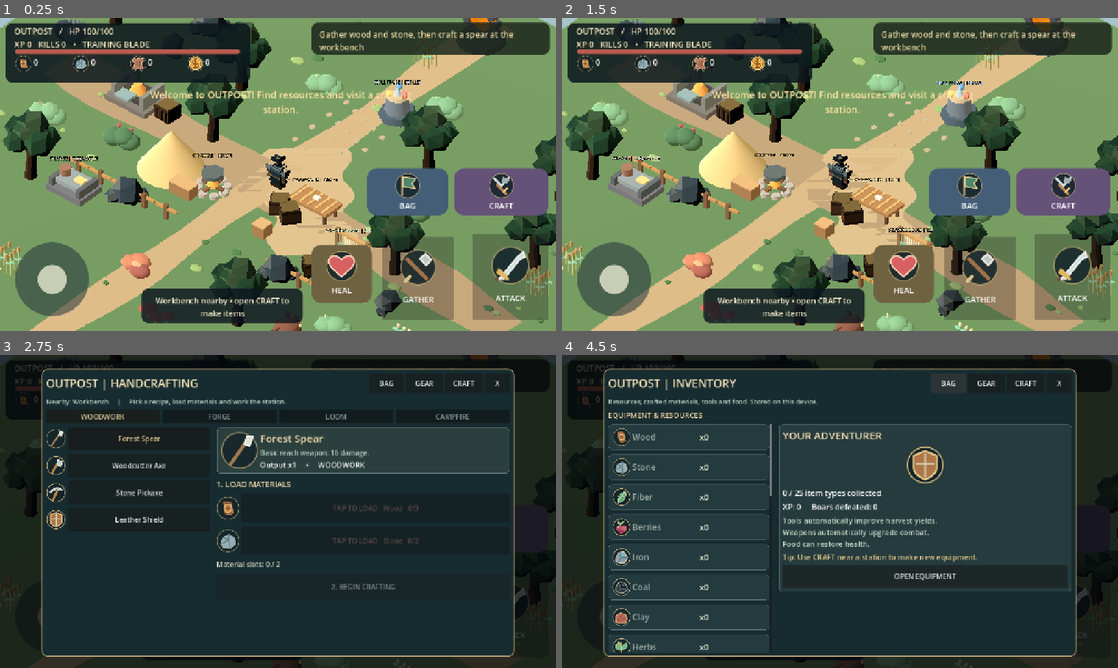
Above: before the commit, frames 1-4 (two rows, left to right).
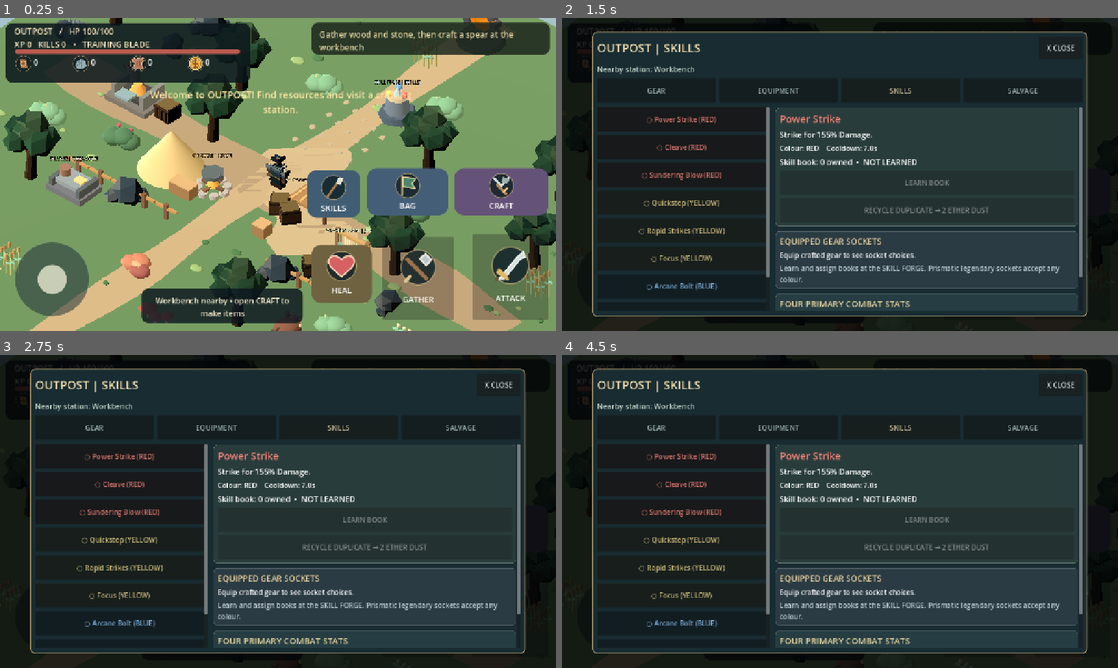
Above: after the commit, the same moments.

Repository: Smurfis/outpost-rpg
Game: Godot game, scene res://scenes/main.tscn
Two runs of this game, one before a commit and one after it. Both use one fixed random seed, a clock stepped at 60 frames per second and the inputs below.
Inputs (mouse positions are in pixels of both pictures, inside the frame that each line leads up to):
- Up to frame 1 (0.25 s): no input
- Up to frame 2 (1.5 s): click (895, 193) at 0.5 s, where only the run after the commit has a clickable "SKILLS"; click (901, 89) at 1.25 s, where only the run after the commit has a clickable "SKILLS"
- Up to frame 3 (2.75 s): click "CRAFT" at 2 s
- Up to frame 4 (4.5 s): click "BAG" at 2.75 s; click "HEAL" at 3.5 s; click "BAG" at 4.25 s

The runs differ from the first frame. In frame 1, 1.4% of the frame differs, in the area x 55-65%, y 48-64%; in frame 2, 89%, in the area x 0-100%, y 0-100%; in frame 3, 20%; in frame 4, 31%.

Commit message:
fix(integration): isolated test saves, skills quick access, combat buffs, armour mitigation and six-station smoke checks

Diff:
--- a/project.godot
+++ b/project.godot
@@ -6,7 +6,7 @@
 run/main_scene="res://scenes/main.tscn"
 config/features=PackedStringArray("4.7", "GL Compatibility")
 config/description="Original isometric fantasy crafting RPG prototype"
-config/version="0.5.0-dev"
+config/version="0.6.0-dev"
 
 [display]
 window/size/viewport_width=1280
--- a/scripts/game.gd
+++ b/scripts/game.gd
@@ -11,6 +11,7 @@
 const SALVAGE = preload("res://scripts/progression/salvage_service.gd")
 const PROGRESSION_UI = preload("res://scripts/progression/progression_ui.gd")
 const SAVE = "user://outpost_progress_v02.json"
+@export var save_path: String = SAVE
 
 var hero
 var hud
@@ -830,15 +831,15 @@
 
 func _save() -> void:
 	var data: Dictionary = {"version": 6, "equipment": equipment, "inventory": inventory, "experience": experience, "kills": kills, "spear": spear_crafted, "crafted_gear": crafted_gear, "gear_loadout": gear_loadout, "learned_skills": learned_skills, "gear_serial": gear_serial}
-	var f: FileAccess = FileAccess.open(SAVE, FileAccess.WRITE)
+	var f: FileAccess = FileAccess.open(save_path, FileAccess.WRITE)
 	if f != null:
 		f.store_string(JSON.stringify(data))
 		f.close()
 
 func _load() -> void:
-	if not FileAccess.file_exists(SAVE):
-		return
-	var data: Variant = JSON.parse_string(FileAccess.get_file_as_string(SAVE))
+	if not FileAccess.file_exists(save_path):
+		return
+	var data: Variant = JSON.parse_string(FileAccess.get_file_as_string(save_path))
 	if not (data is Dictionary):
 		return
 	var version: int = int(data.get("version", 0))
--- a/scripts/hud.gd
+++ b/scripts/hud.gd
@@ -67,6 +67,7 @@
 	_action("craft", "CRAFT", 0.817, 0.48, 0.986, 0.63, Color("655279"))
 	_action("bag", "BAG", 0.66, 0.48, 0.806, 0.63, Color("455e78"))
 	_action("heal", "HEAL", 0.56, 0.725, 0.669, 0.91, Color("6f6241"))
+	_action("skills", "SKILLS", 0.552, 0.486, 0.648, 0.637, Color("415d74"))
 	joystick = Panel.new()
 	joystick.mouse_filter = Control.MOUSE_FILTER_IGNORE
 	joystick.add_theme_stylebox_override("panel", _style(Color(0.12, 0.19, 0.23, 0.54), 90))
@@ -128,7 +129,7 @@
 	root.add_child(button)
 	_anchors(button, left, top, right, bottom)
 	var icon := TextureRect.new()
-	icon.texture = load("res://assets/icons/" + ("heart" if key == "heal" else "flag" if key == "bag" else key) + ".svg") as Texture2D
+	icon.texture = load("res://assets/icons/" + ("heart" if key == "heal" else "flag" if key == "bag" else "spear" if key == "skills" else key) + ".svg") as Texture2D
 	icon.expand_mode = TextureRect.EXPAND_IGNORE_SIZE
 	icon.stretch_mode = TextureRect.STRETCH_KEEP_ASPECT_CENTERED
 	icon.mouse_filter = Control.MOUSE_FILTER_IGNORE
@@ -156,6 +157,8 @@
 		button.pressed.connect(_craft)
 	elif key == "bag":
 		button.pressed.connect(_bag)
+	elif key == "skills":
+		button.pressed.connect(_skills)
 	else:
 		button.pressed.connect(_heal)
 
@@ -231,3 +234,5 @@
 	game.show_inventory()
 func _heal() -> void:
 	game.use_meal()
+func _skills() -> void:
+	game.show_progression("skills")
--- a/scripts/menu.gd
+++ b/scripts/menu.gd
@@ -66,6 +66,11 @@
 	gear.custom_minimum_size = Vector2(86, 46)
 	gear.pressed.connect(_switch_equipment)
 	header.add_child(gear)
+	var progression := Button.new()
+	progression.text = "SKILLS / GEAR+"
+	progression.custom_minimum_size = Vector2(152, 46)
+	progression.pressed.connect(_open_progression)
+	header.add_child(progression)
 	var craft := Button.new()
 	craft.text = "CRAFT"
 	craft.custom_minimum_size = Vector2(88, 46)
@@ -158,6 +163,10 @@
 func _switch_craft() -> void:
 	current_page = "craft"
 	refresh()
+
+func _open_progression() -> void:
+	close_page()
+	game.show_progression("skills")
 
 func _switch_equipment() -> void:
 	current_page = "equipment"
--- a/scripts/player.gd
+++ b/scripts/player.gd
@@ -148,6 +148,8 @@
 			else:
 				direction = delta_to_goal.normalized()
 	var speed: float = 6.0 if str(game.equipment.get("back", "")) == "cloak" else 5.1
+	if float(game.skill_buffs.get("quickstep", 0.0)) > 0.0:
+		speed *= 1.40
 	if gather_phase > 0.0:
 		speed *= 0.42
 	velocity.x = direction.x * speed
@@ -182,6 +184,7 @@
 
 func take_hit(amount: float) -> void:
 	var protection: float = 0.6 if str(game.equipment.get("offhand", "")) == "shield" else 1.0
+	protection *= 1.0 - float(game.gear_stats().get("mitigation", 0.0))
 	if int(game.inventory.get("cloak", 0)) > 0:
 		protection *= 0.9
 	var actual: float = amount * protection
--- a/tests/smoke.gd
+++ b/tests/smoke.gd
@@ -24,7 +24,7 @@
 	check(game.hero != null and game.menu != null and game.hud != null, "Player and visual interface exist")
 	check(game.hero.global_position.distance_to(Vector3(0, 0.35, 0)) < 0.7, "Hero remains at starting outpost")
 	check(game.recipes.size() == 13, "13 recipes load from JSON")
-	check(game.stations.size() == 4, "Four interactive 3D stations exist")
+	check(game.stations.size() == 6, "Six interactive 3D stations exist")
 	check(str(game.equipment.get("weapon", "")) == "training_blade", "Starting equipment defaults to the training blade")
 	check(game.hero.visual.get_child_count() >= 7, "Modular player 3D model assembled")
 	var mesh_assets: Array = ["oak_tree", "rock_deposit", "supply_crate"]
